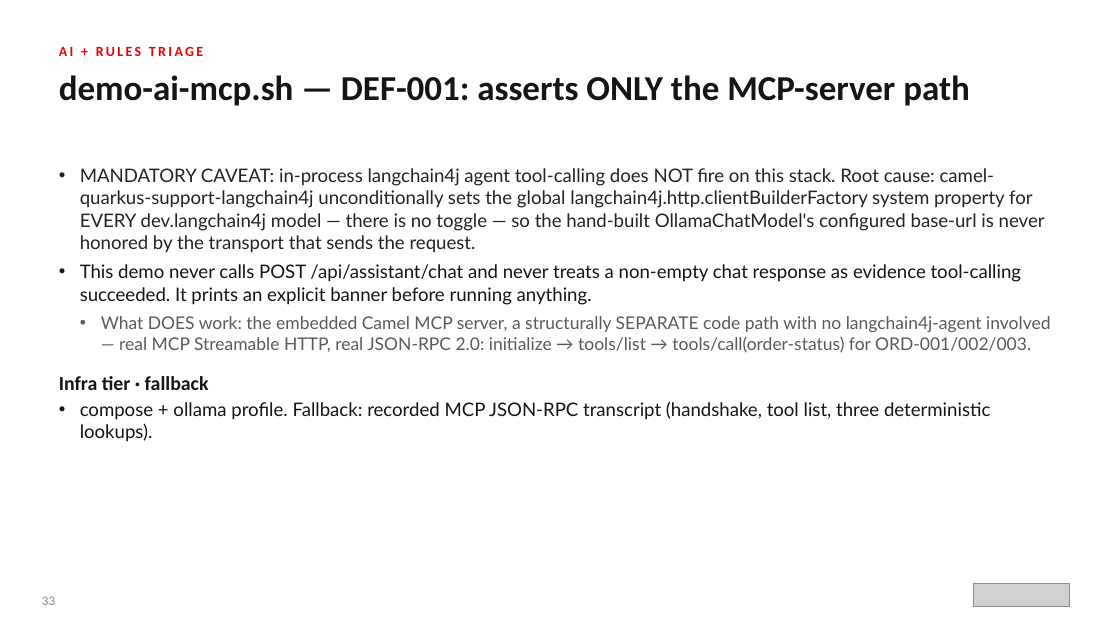
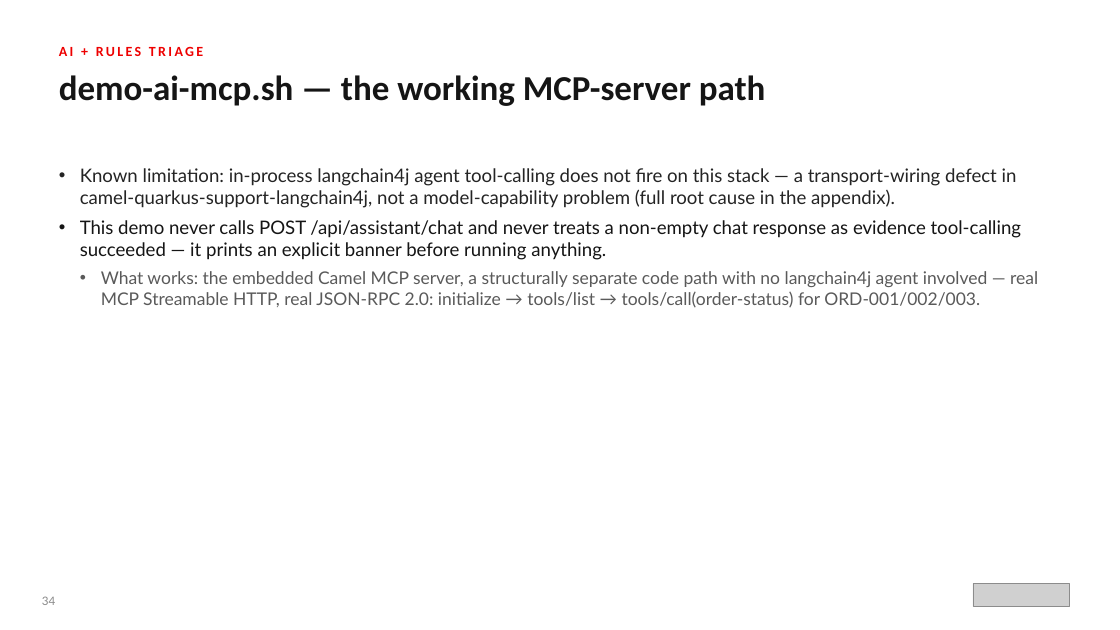
Before and after one commit to patterncatalyst/datamesh-reference-arch-quarkus, a slide deck: slide 35 of presentation/datamesh-201/Datamesh-201-Quarkus-r1.0.pptx (slide 34 before the commit). Drawn at 1120x630 pixels with LibreOffice and Linux fonts; fonts in the diff are those of the drawing; grey boxes stand for pictures. Boxes give left, top, right and bottom in pixels: in the first picture for what was removed or moved away, otherwise in the second. Text is boxed around its words. In the diff, an @@ line names an element or a change of style, - is before the commit and + after.

```diff
--- a/presentation/datamesh-201/Datamesh-201-Quarkus-r1.0.pptx
+++ b/presentation/datamesh-201/Datamesh-201-Quarkus-r1.0.pptx
@@ text at bbox=[59, 75, 766, 106]: text changed @@
-demo-ai-mcp.sh — DEF-001: asserts ONLY the MCP-server path
+demo-ai-mcp.sh — the working MCP-server path
@@ text at bbox=[80, 168, 1038, 307]: text changed; text colour #242424 to #5A5A5A @@
-• MANDATORY CAVEAT: in-process langchain4j agent tool-calling does NOT fire on this stack. Root cause: camel-quarkus-support-langchain4j unconditionally sets the global langchain4j.http.clientBuilderFactory system property for EVERY dev.langchain4j model — there is no toggle — so the hand-built OllamaChatModel's configured base-url is never honored by the transport that sends the request.
-• This demo never calls POST /api/assistant/chat and never treats a non-empty chat response as evidence tool-calling succeeded. It prints an explicit banner before running anything.
-  • What DOES work: the embedded Camel MCP server, a structurally SEPARATE code path with no langchain4j-agent involved — real MCP Streamable HTTP, real JSON-RPC 2.0: initialize → tools/list → tools/call(order-status) for ORD-001/002/003.
-Infra tier · fallback
-• compose + ollama profile. Fallback: recorded MCP JSON-RPC transcript (handshake, tool list, three deterministic lookups).
+• Known limitation: in-process langchain4j agent tool-calling does not fire on this stack — a transport-wiring defect in camel-quarkus-support-langchain4j, not a model-capability problem (full root cause in the appendix).
+• This demo never calls POST /api/assistant/chat and never treats a non-empty chat response as evidence tool-calling succeeded — it prints an explicit banner before running anything.
+  • What works: the embedded Camel MCP server, a structurally separate code path with no langchain4j agent involved — real MCP Streamable HTTP, real JSON-RPC 2.0: initialize → tools/list → tools/call(order-status) for ORD-001/002/003.
@@ text at bbox=[42, 596, 55, 605]: text changed @@
-33
+34
```
Also in this commit, not shown: 70 other slides changed, 1 slide added, 5 other files.
